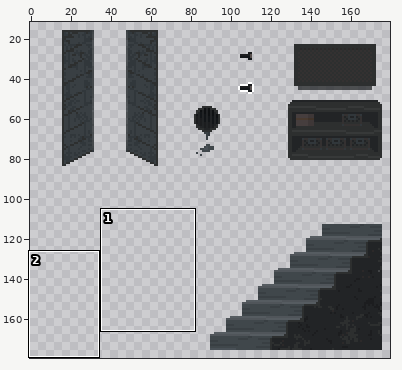
One commit to this sprite sheet: Unity/IAmHuman-Beta/Assets/Sprites/Environment/Cabin/Furniture/basement stuff.png. The first picture is a wide view before the edit; the outline marks the close-up.
Close-up. Old version:
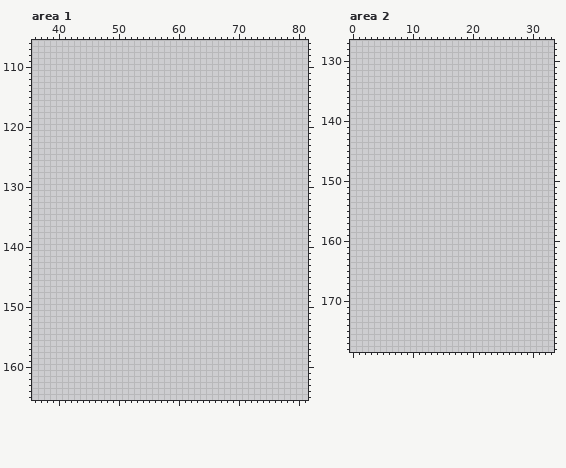
The file is 192x192 pixels. Colours within 5 levels of each other are drawn and written as one. Shown: area 1: x 36..81, y 106..165; area 2: x 0..33, y 127..178. The wide view leaves out empty margins.
New version:
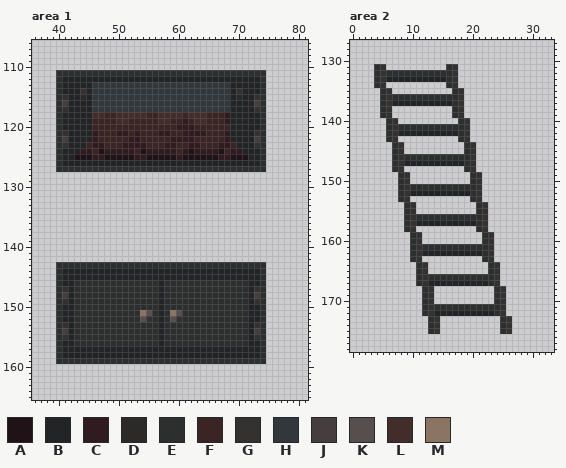
Palette (. is transparent): A #1f1317  B #222426  C #301b21  D #2c2929  E #2d2f2f  F #3b2424  G #343131  H #31373b  J #463e3e  K #574f4d  L #422d2a  M #8b7461
Changes in this commit:
Changed rows in their new state; - is an unchanged pixel.
Area 1:
first column x 40:
111 EEEEEEEEEEEEEEEEEEEEEEEEEEEEEEEEEEE
112 EBBBBBBBBBBBBBBBBBBBBBBBBBBBBBBBBBE
113 EBBBBBHHHHHHHHHHHHHHHHHHHHHHHBBBBBE
114 EBBBGBHHHHHHHHHHHHHHHHHHHHHHHBGBBBE
115 EGBBDBHHHHHHHHHHHHHHHHHHHHHHHBDBBGE
116 EJBBBBHHHHHHHHHHHHHHHHHHHHHHHBBBBJE
117 EGBBBBHHHHHHHHHHHHHHHHHHHHHHHBBBBGE
118 EBBBBBLLFFLLLLLFFLLLLFLLLFFFCBBBBBE
119 EBBBBBFFFFLLFFFFFLLFFCFLLFFFCBBBBBE
120 EBBBBBFFFFFFFFFFFFFFCCCFFFFFFBBBBBE
121 EGBBBBCFFFCCFCFFFCCFFCCCCFFFCBBBBGE
122 EJBBBBCFFFFFCCFFFFFCCCCFFFFFCBBBBJE
123 EGBBBFCCFFFCCCCFFFCCFFCCFFFCCFBBBGE
124 EBBBCCFACCCCCFACCCCCFCACCCCAFCCBBBE
125 EBBAAACCAAAAACCAAAAACAAAAAACCAAABBE
126 EBBBBBBBBBBBBBBBBBBBBBBBBBBBBBBBBBE
127 EEEEEEEEEEEEEEEEEEEEEEEEEEEEEEEEEEE
first column x 40:
143 EEEEEEEEEEEEEEEEEEEEEEEEEEEEEEEEEEE
144 EBBBBBBBBBBBBBBBBBBBBBBBBBBBBBBBBBE
145 EBBBBBBBBBBBBBBBBBBBBBBBBBBBBBBBBBE
146 EBBEEEEEEEEEEEEEEBEEEEEEEEEEEEEEBBE
147 EGBEEEEEEEEEEEEEEBEEEEEEEEEEEEEEBGE
148 EJBEEEEEEEEEEEEEEBEEEEEEEEEEEEEEBJE
149 EGBEEEEEEEEEEEEEEBEEEEEEEEEEEEEEBGE
150 EBBEEEEEEEEEEEEEEBEEEEEEEEEEEEEEBBE
151 EBBEEEEEEEEEEEMKEBEMKEEEEEEEEEEEBBE
152 EBBEEEEEEEEEEEKGEBEKGEEEEEEEEEEEBBE
153 EGBEEEEEEEEEEEEEEBEEEEEEEEEEEEEEBGE
154 EJBEEEEEEEEEEEEEEBEEEEEEEEEEEEEEBJE
155 EGBEEEEEEEEEEEEEEBEEEEEEEEEEEEEEBGE
156 EBBEEEEEEEEEEEEEEBEEEEEEEEEEEEEEBBE
157 EBBBBBBBBBBBBBBBBBBBBBBBBBBBBBBBBBE
158 EBBBBBBBBBBBBBBBBBBBBBBBBBBBBBBBBBE
159 EEEEEEEEEEEEEEEEEEEEEEEEEEEEEEEEEEE
Area 2:
first column x 4:
131 EG----------EG---------
132 EGEEEEEEEEEEEG---------
133 EGBBBBBBBBBBEG---------
134 EG----------EG---------
135 -EG----------EG--------
136 -EGEEEEEEEEEEEG--------
137 -EGBBBBBBBBBBEG--------
138 -EG----------EG--------
139 -EG----------EG--------
140 --EG----------EG-------
141 --EGEEEEEEEEEEEG-------
142 --EGBBBBBBBBBBEG-------
143 --EG----------EG-------
144 ---EG----------EG------
145 ---EG----------EG------
146 ---EGEEEEEEEEEEEG------
147 ---EGBBBBBBBBBBEG------
148 ---EG----------EG------
149 ----EG----------EG-----
150 ----EG----------EG-----
151 ----EGEEEEEEEEEEEG-----
152 ----EGBBBBBBBBBBEG-----
153 ----EG----------EG-----
154 -----EG----------EG----
155 -----EG----------EG----
156 -----EGEEEEEEEEEEEG----
157 -----EGBBBBBBBBBBEG----
158 -----EG----------EG----
159 ------EG----------EG---
160 ------EG----------EG---
161 ------EGEEEEEEEEEEEG---
162 ------EGBBBBBBBBBBEG---
163 ------EG----------EG---
164 -------EG----------EG--
165 -------EG----------EG--
166 -------EGEEEEEEEEEEEG--
167 -------EGBBBBBBBBBBEG--
168 --------EG----------EG-
169 --------EG----------EG-
170 --------EG----------EG-
171 --------EGEEEEEEEEEEEG-
172 --------EGBBBBBBBBBBEG-
173 ---------EG----------EG
174 ---------EG----------EG
175 ---------EG----------EG
Where, in picture pixels (left, top, right, bottom), the same in both close-ups:
added: (56, 70, 266, 172)
added: (56, 262, 266, 364)
added: (374, 64, 512, 334)
